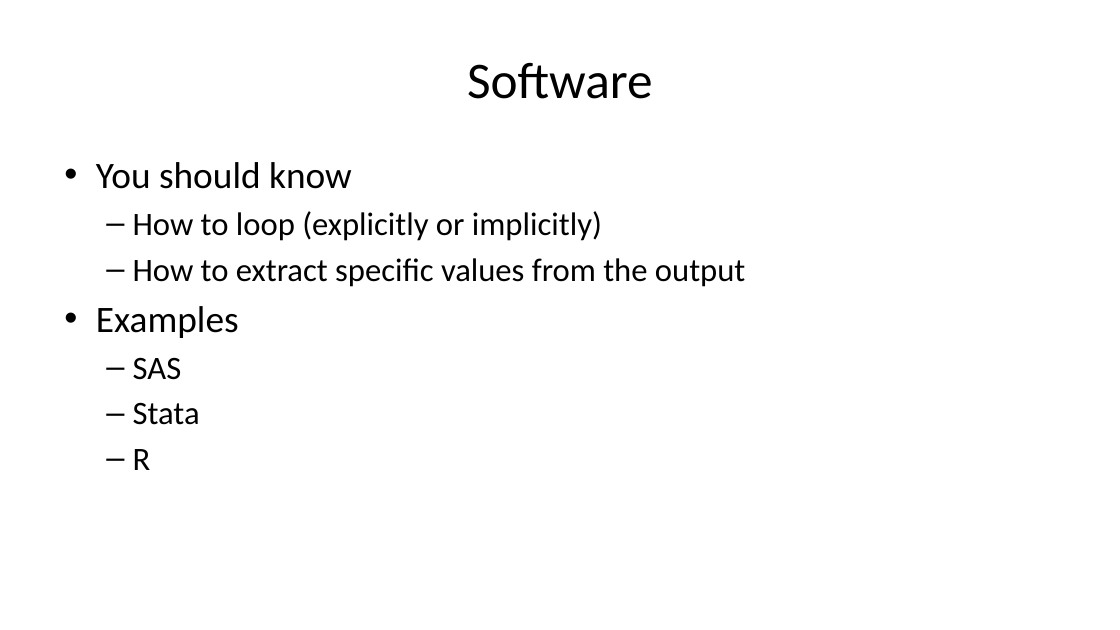
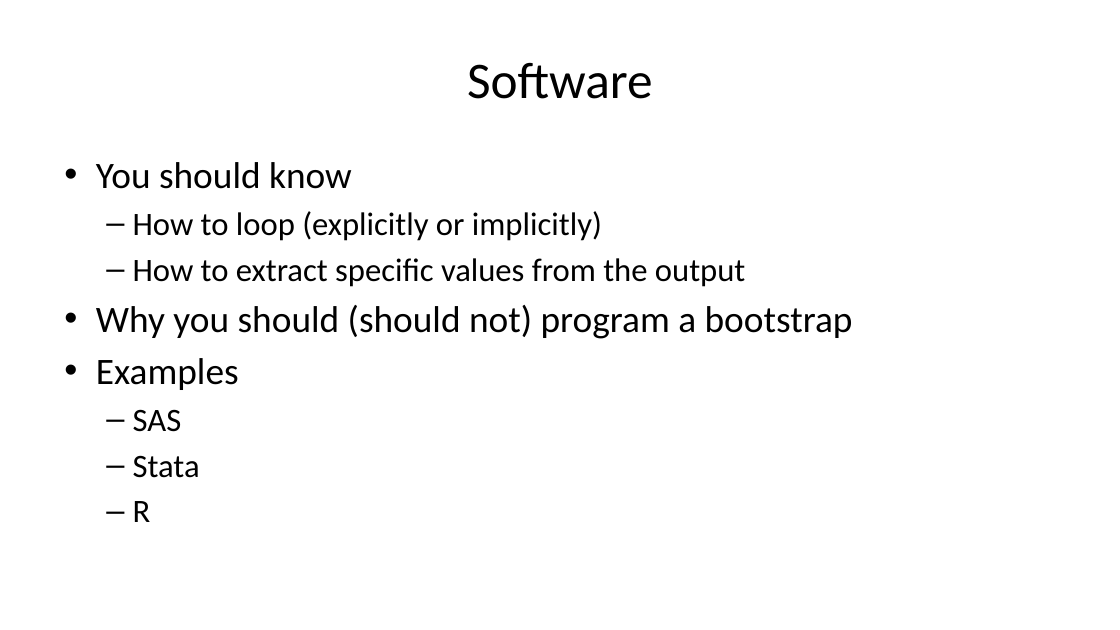
Before and after one commit to pmean/papers-and-presentations, a slide deck: slide 45 of bootstrap/src/bootstrap-slides.pptx (slide 44 before the commit). Drawn at 1120x630 pixels with LibreOffice and Linux fonts; fonts in the diff are those of the drawing. Boxes give left, top, right and bottom in pixels: in the first picture for what was removed or moved away, otherwise in the second. Text is boxed around its words. In the diff, an @@ line names an element or a change of style, - is before the commit and + after.

Commit message:
Working draft of bootstrap slides

```diff
--- a/bootstrap/src/bootstrap-slides.pptx
+++ b/bootstrap/src/bootstrap-slides.pptx
@@ text at (x1=96, y1=305, x2=853, y2=339): paragraph added @@
+• Why you should (should not) program a bootstrap
```
Also in this commit, not shown: 27 other slides changed, 2 slides added, 1 other file.
